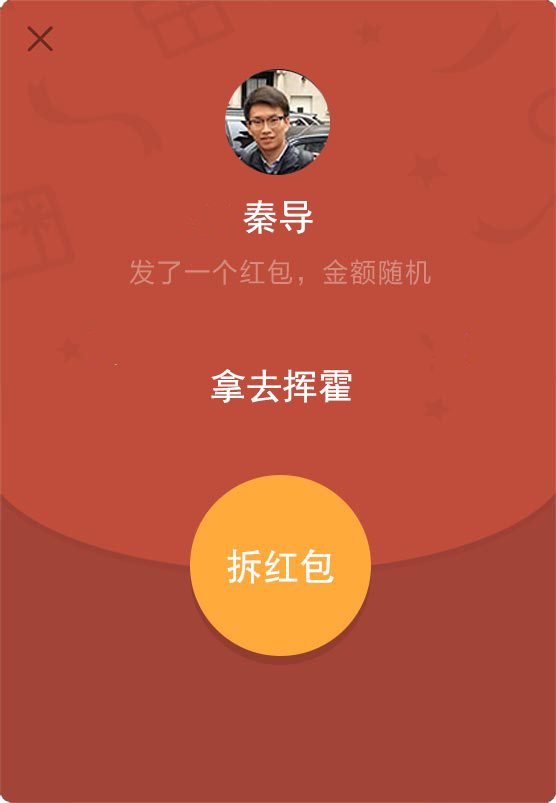
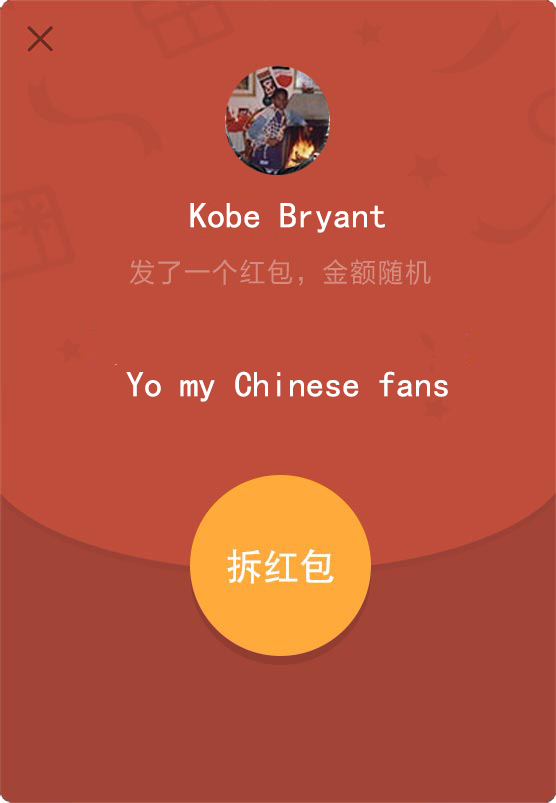
Two versions of the same layered image (556×803). Layer-by-layer changes:
renamed "拿去挥霍" to "Yo my Chinese fans", painted on it over [126, 369, 448, 403]
added layer "图层 9" above "Kobe Bryant" over [226, 66, 329, 169]
added layer "Kobe Bryant" above "图层 8" over [190, 203, 385, 233]
renamed "秦导" to "李铁峥", hid it, painted on it over [230, 200, 336, 234]
